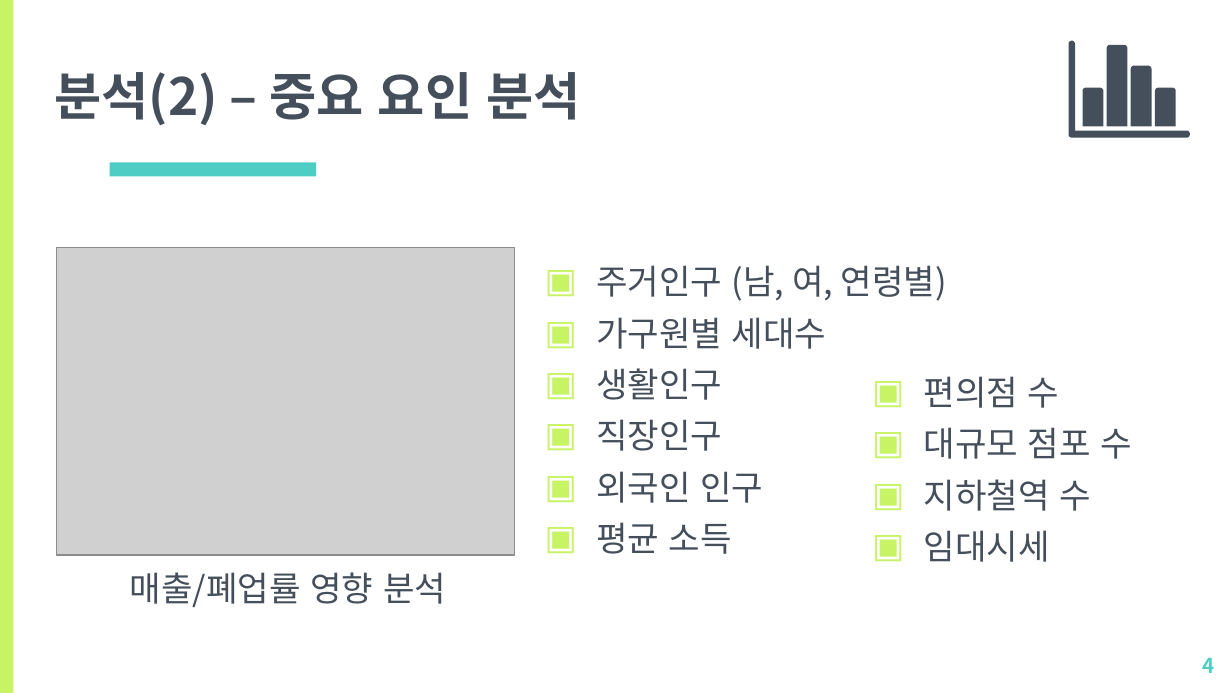
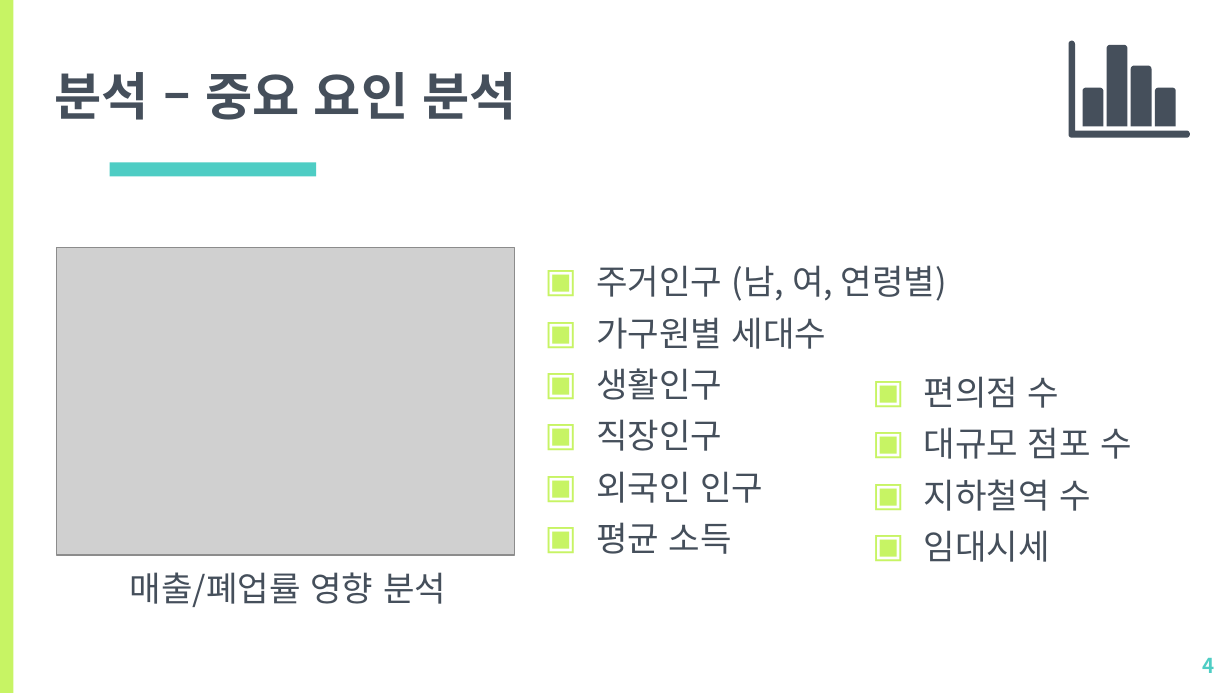
Before and after one commit to howtolivelikehuman/WaRaConv, a slide deck: slide 4 of Documents/Presentation/[소프트웨어응용] 2조 프로젝트 2차발표.pptx. Drawn at 1232x693 pixels with LibreOffice and Linux fonts; fonts in the diff are those of the drawing; grey boxes stand for pictures. Boxes give left, top, right and bottom in pixels: in the first picture for what was removed or moved away, otherwise in the second. Text is boxed around its words. In the diff, an @@ line names an element or a change of style, - is before the commit and + after.

```diff
--- a/Documents/Presentation/[소프트웨어응용] 2조 프로젝트 2차발표.pptx
+++ b/Documents/Presentation/[소프트웨어응용] 2조 프로젝트 2차발표.pptx
@@ text at (x1=54, y1=72, x2=517, y2=120): text changed @@
-분석(2) – 중요 요인 분석
+분석 – 중요 요인 분석
```
Also in this commit, not shown: 2 other slides changed, 3 other files.
